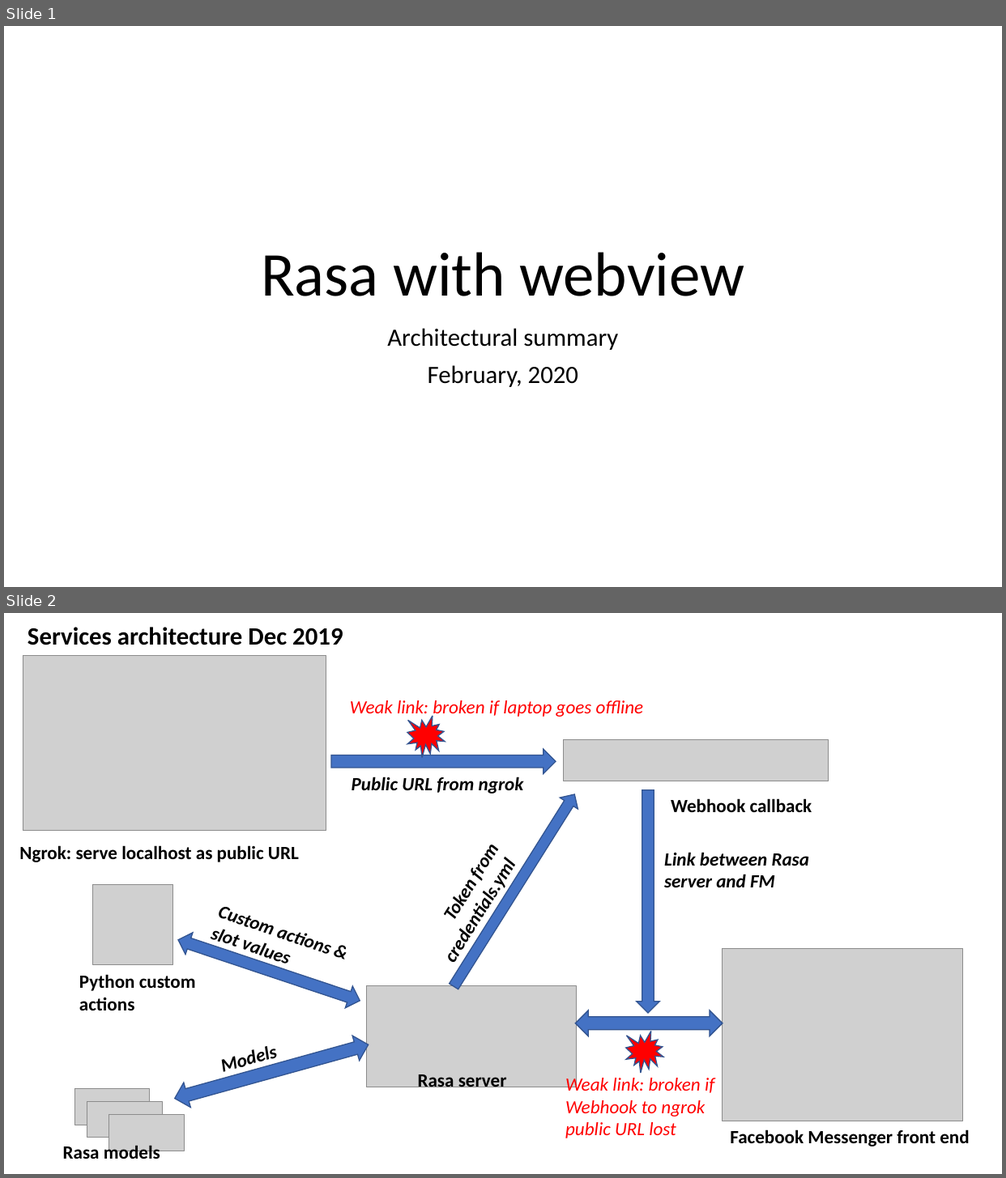
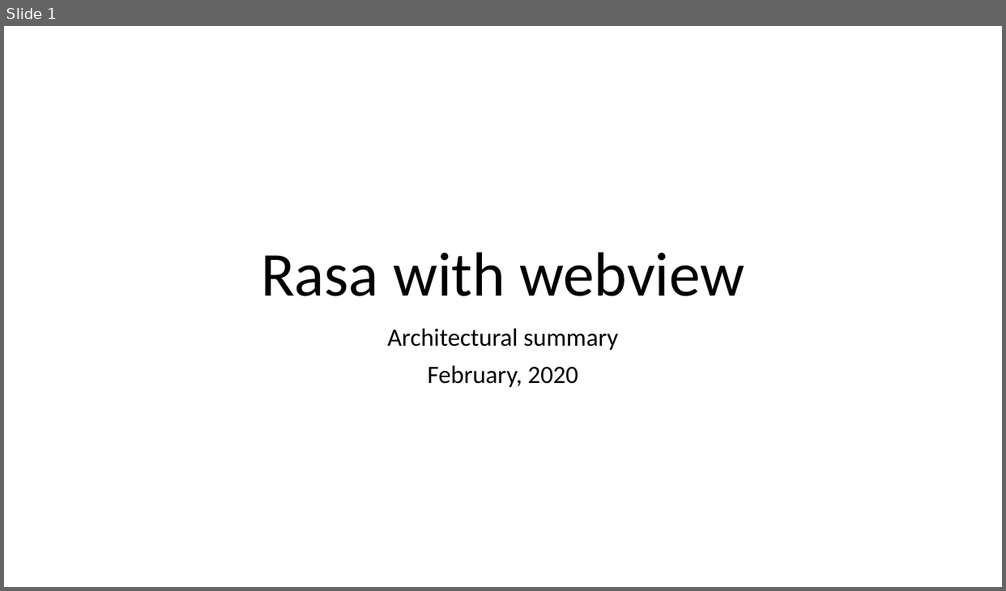
Before and after one commit to ryanmark1867/webview_rasa_example, a slide deck: media/architecture_feb_2020.pptx. Shown one above the other, each under a label of ours: slides 1 and 2 before the commit, slide 1 after it. The pictures are 1006x1178 and 1006x591 pixels, drawn with LibreOffice and Linux fonts; fonts in the diff are those of the drawing; grey boxes stand for pictures. Boxes give left, top, right and bottom in pixels: in the first picture for what was removed or moved away, otherwise in the second. Text is boxed around its words. In the diff, an @@ line names an element or a change of style, - is before the commit and + after.

```diff
--- a/media/architecture_feb_2020.pptx
+++ b/media/architecture_feb_2020.pptx
@@ slide 2 removed at (4, 613, 1002, 1174), background #FFFFFF @@
@@ text removed at (27, 627, 343, 645) @@
-Services architecture Dec 2019
@@ picture removed at (23, 655, 326, 831) @@
@@ text removed at (350, 700, 644, 719) @@
-Weak link: broken if laptop goes offline
@@ irregular seal removed at (407, 716, 445, 757) @@
@@ right arrow removed at (331, 749, 556, 774) @@
@@ picture removed at (563, 739, 829, 781) @@
@@ text removed at (351, 777, 524, 794) @@
-Public URL from ngrok
@@ right arrow removed at (445, 789, 583, 992) @@
@@ right arrow removed at (637, 790, 659, 1013) @@
@@ text removed at (671, 798, 812, 812) @@
-Webhook callback
@@ text removed at (19, 845, 299, 862) @@
-Ngrok: serve localhost as public URL
@@ text removed at (462, 851, 496, 879) @@
-Token from credentials.yml
@@ text removed at (664, 852, 809, 888) @@
-Link between Rasa server and FM
@@ picture removed at (93, 884, 173, 965) @@
@@ left right arrow removed at (174, 929, 364, 1012) @@
@@ text removed at (210, 929, 236, 950) @@
-Custom actions & slot values
@@ picture removed at (722, 948, 963, 1122) @@
@@ text removed at (79, 974, 196, 1011) @@
-Python custom actions
@@ picture removed at (367, 986, 577, 1088) @@
@@ text removed at (211, 1023, 327, 1082) @@
-Models
@@ left right arrow removed at (575, 1011, 722, 1037) @@
@@ left right arrow removed at (171, 1033, 371, 1111) @@
@@ irregular seal removed at (626, 1032, 663, 1073) @@
@@ picture removed at (74, 1089, 149, 1126) @@
@@ text removed at (418, 1075, 507, 1093) @@
-Rasa server
@@ text removed at (565, 1075, 714, 1139) @@
-Weak link: broken if Webhook to ngrok public URL lost
@@ picture removed at (87, 1102, 162, 1139) @@
@@ picture removed at (108, 1114, 184, 1152) @@
@@ text removed at (63, 1143, 160, 1164) @@
-Rasa models
@@ text removed at (730, 1130, 969, 1147) @@
-Facebook Messenger front end
```
Also in this commit, not shown: 1 slide changed, 2 slides added, 18 other files.
